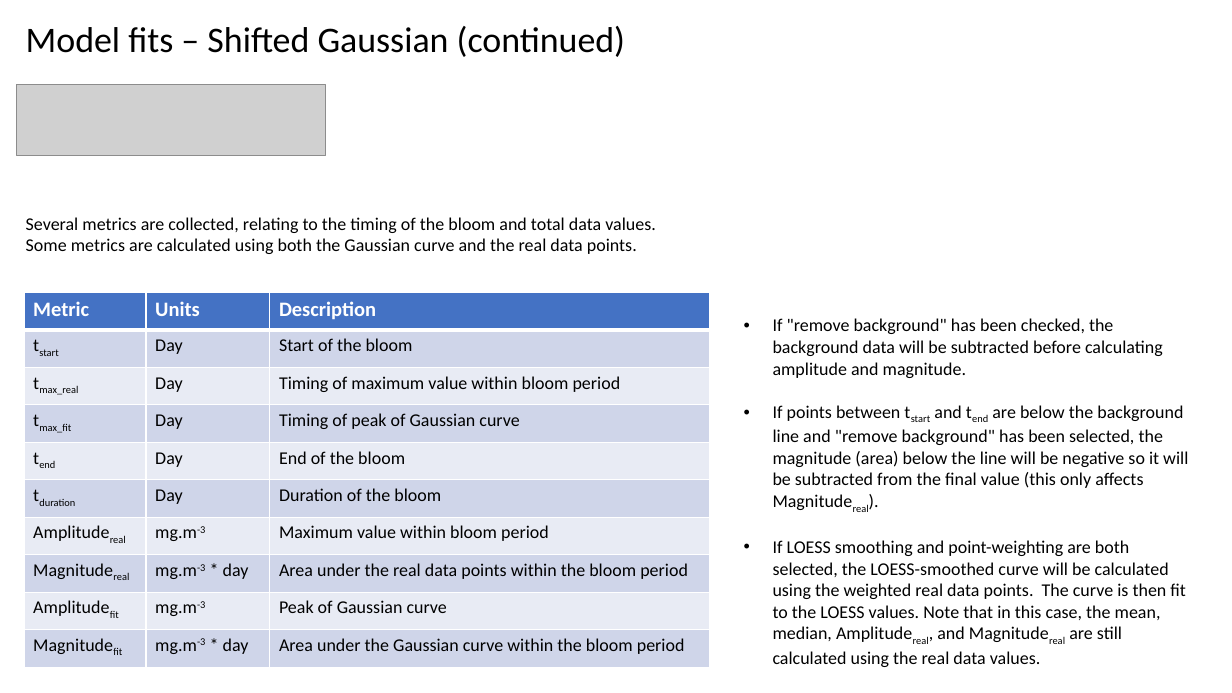
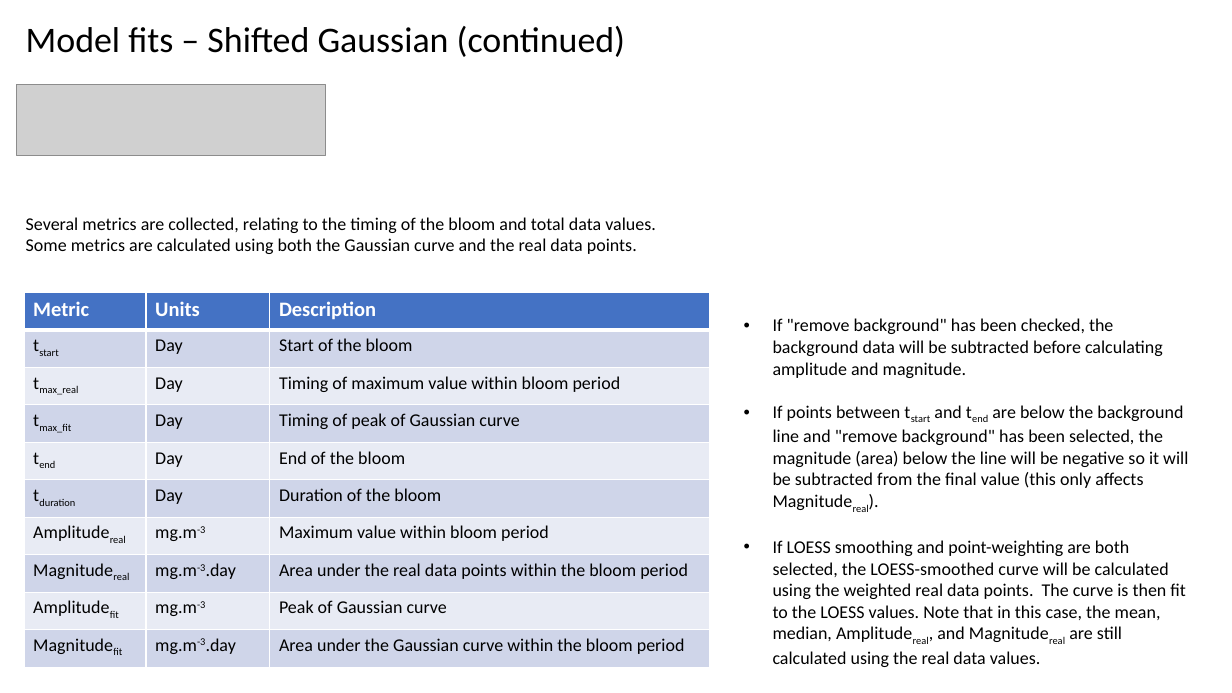
Before and after one commit to BIO-RSG/PhytoFit, a slide deck: slide 14 of docs/Userguide.pptx. Drawn at 1232x693 pixels with LibreOffice and Linux fonts; fonts in the diff are those of the drawing; grey boxes stand for pictures. Boxes give left, top, right and bottom in pixels: in the first picture for what was removed or moved away, otherwise in the second. Text is boxed around its words. In the diff, an @@ line names an element or a change of style, - is before the commit and + after.

```diff
--- a/docs/Userguide.pptx
+++ b/docs/Userguide.pptx
@@ table at [24, 292, 710, 667] @@
-row 8, column 2: mg.m-3 * day
+row 8, column 2: mg.m-3.day
-row 10, column 2: mg.m-3 * day
+row 10, column 2: mg.m-3.day
```
Also in this commit, not shown: 3 other slides changed, 1 other file.
